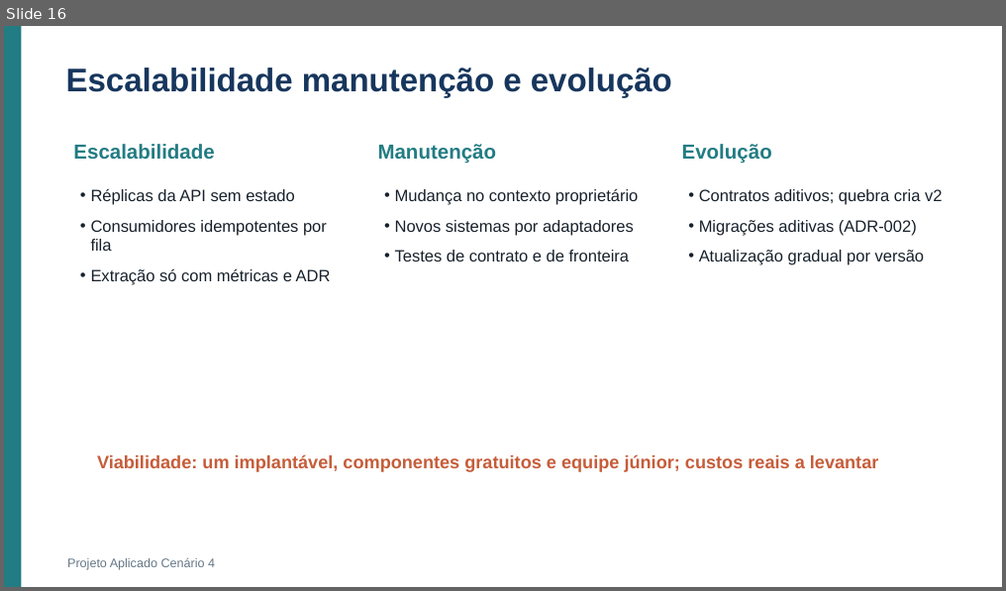
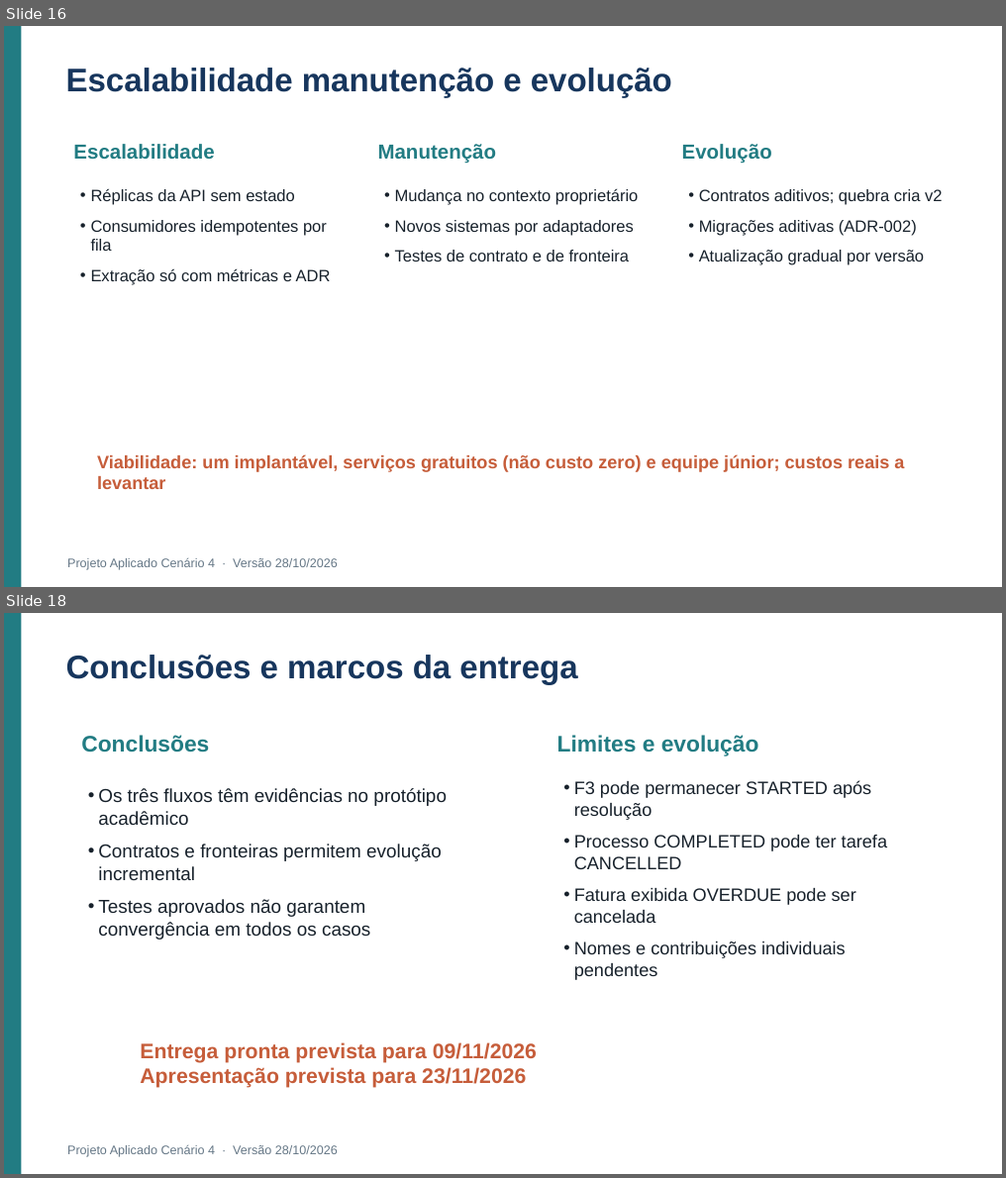
Before and after one commit to Roger-Quinelato/projetoAplicado7, a slide deck: output/Apresentacao_Cenario_4.pptx. Shown one above the other, each under a label of ours: slide 16 before the commit, slides 16 and 18 after it; the slides between them are not shown. The pictures are 1006x591 and 1006x1178 pixels, drawn with LibreOffice and Linux fonts; fonts in the diff are those of the drawing. Boxes give left, top, right and bottom in pixels: in the first picture for what was removed or moved away, otherwise in the second. Text is boxed around its words. In the diff, an @@ line names an element or a change of style, - is before the commit and + after.

Commit message:
docs: alinha entrega ao guia e aos marcos de novembro (#77)

```diff
--- a/output/Apresentacao_Cenario_4.pptx
+++ b/output/Apresentacao_Cenario_4.pptx
@@ slide 18 added at box(4, 613, 1002, 1174), background #FFFFFF @@
@@ rectangle added at box(4, 613, 21, 1174), fill #227C83 @@
@@ text added at box(66, 655, 577, 685), 31.5 pt, text #17365D, bold @@
+Conclusões e marcos da entrega
@@ text added at box(81, 735, 209, 753), 21.8 pt, text #227C83, bold @@
+Conclusões
@@ text added at box(557, 735, 759, 757), 21.8 pt, text #227C83, bold @@
+Limites e evolução
@@ text added at box(98, 788, 447, 940), 18 pt, text #17212B @@
+• Os três fluxos têm evidências no protótipo acadêmico
+• Contratos e fronteiras permitem evolução incremental
+• Testes aprovados não garantem convergência em todos os casos
@@ text added at box(574, 780, 887, 980), 17.2 pt, text #17212B @@
+• F3 pode permanecer STARTED após resolução
+• Processo COMPLETED pode ter tarefa CANCELLED
+• Fatura exibida OVERDUE pode ser cancelada
+• Nomes e contribuições individuais pendentes
@@ text added at box(140, 1043, 537, 1088), 20.2 pt, text #C65D3A, bold @@
+Entrega pronta prevista para 09/11/2026
+Apresentação prevista para 23/11/2026
@@ text added at box(67, 1146, 338, 1157), 12 pt, text #657786 @@
+Projeto Aplicado Cenário 4 · Versão 28/10/2026
@@ slide 16 changed as well @@
@@ text at box(97, 455, 904, 489): text changed @@
-Viabilidade: um implantável, componentes gratuitos e equipe júnior; custos reais a levantar
+Viabilidade: um implantável, serviços gratuitos (não custo zero) e equipe júnior; custos reais a levantar
@@ text at box(67, 559, 338, 570): text changed @@
-Projeto Aplicado Cenário 4
+Projeto Aplicado Cenário 4 · Versão 28/10/2026
```
Also in this commit, not shown: 15 other slides changed, 1 other slide added, 2 slides removed, 31 other files.
